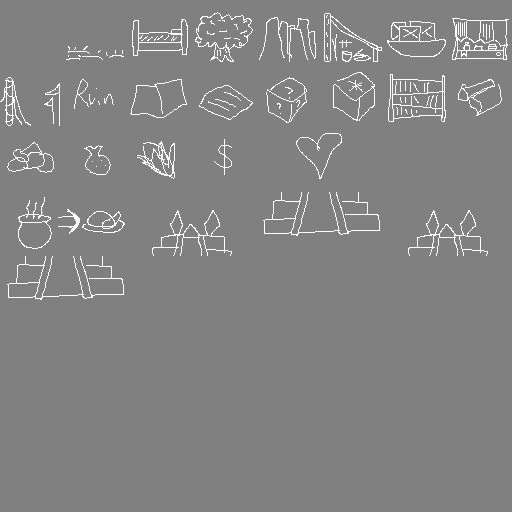
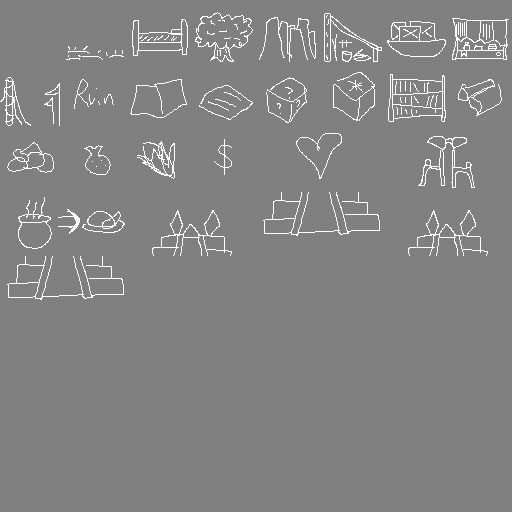
Two versions of the same layered image (512×512). Layer-by-layer changes:
painted on "Layer 1" over [left=418, top=136, right=475, bottom=188]
